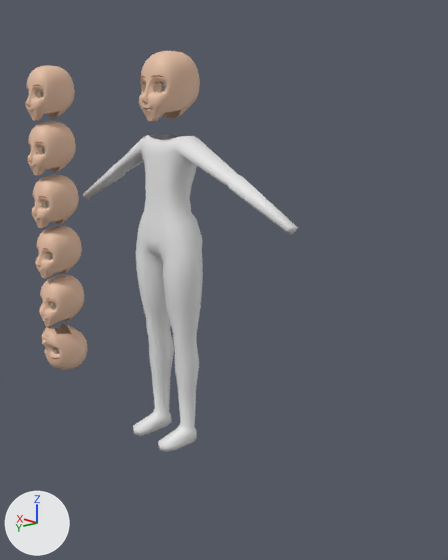
What one commit did to the Blender file meshes/GL.blend.
Both versions are drawn from a 50 mm camera at (-27.3, 21.5, 18.5) aimed at (-2.4, -1.8, 9.6). Lighting does not change. The marker at lower left points along +X, +Y and +Z.

Script lines for the objects in view, before the commit:
```python
me_cube = bpy.data.meshes.new('Cube')
me_cube.from_pydata(...)  # 4886 vertices, 4788 faces; spans x -1.3..14.4, y -1.7..1.9, z 0.0..21.9
me_cube.polygons.foreach_set('use_smooth', [True] * 4788)
# faces by material slot: [3570, 84, 462, 672]
me_cube.materials.append(mat_skin)  # beige #e7c0a4
me_cube.materials.append(mat_hairsecondary)  # orange #b44f31
me_cube.materials.append(mat_white)  # white #e7e7e7
me_cube.materials.append(mat_eyes)  # beige #b09072
me_cube_001 = bpy.data.meshes.new('Cube.001')
me_cube_001.from_pydata(...)  # 299 vertices, 280 faces; spans x -9.2..0.0, y -1.3..2.2, z -0.1..17.6
ob_cube = bpy.data.objects.new('Cube', me_cube_001)
ob_cube.location = (0.0, 0.0, 0.0)
_m = ob_cube.modifiers.new('Mirror', 'MIRROR')
_m.use_clip = True
ob_head = bpy.data.objects.new('head', me_cube)
ob_head.location = (0.0, 0.0, 0.0)
```
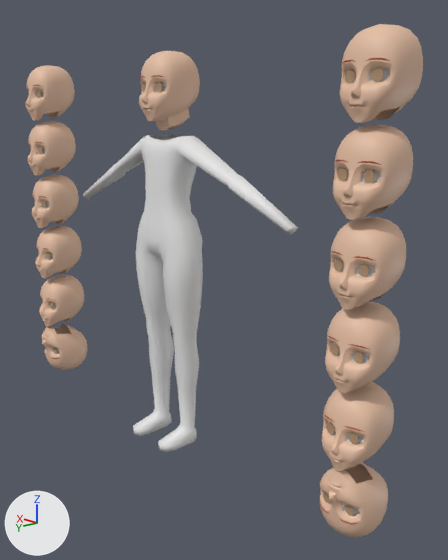
Diff of the bpy script that builds the scene:
```diff
--- a/meshes/GL.blend.py
+++ b/meshes/GL.blend.py
@@ mat_material @@
+mat_material = principled_material('Material')
+mat_material.base_color = (0.8, 0.8, 0.8)  # white #e7e7e7
+mat_material.roughness = 0.4
@@ me_cube @@
 # used by ob_head; location = (0.0, 0.0, 0.0)
-me_cube.from_pydata(...)  # 4886 vertices, 4788 faces; spans x -1.3..14.4, y -1.7..1.9, z 0.0..21.9
+me_cube.from_pydata(...)  # 4582 vertices, 4473 faces; spans x -1.3..14.4, y -1.7..1.9, z 0.0..21.9
+# me_cube part 1: 4 vertices moved from x -0.2..0.4, y -0.6..0.9, z 18.3..18.7 to x -0.2..0.0, y -0.7..0.8, z 18.2..18.3; 272 vertices removed from x -0.7..1.3, y -1.7..1.7, z 18.3..21.9; 25 vertices added at x -0.7..0.0, y -1.0..0.8, z 17.8..19.0
 me_cube.materials.append(mat_skin)
@@ me_cube @@
 me_cube.materials.append(mat_eyes)
+me_cube.materials.append(mat_material)  # white #e7e7e7
@@ ob_head @@
 ob_head.location = (0.0, 0.0, 0.0)
+_m = ob_head.modifiers.new('Mirror', 'MIRROR')
```

What differs and where, as boxes [x1, y1, x2, y2] in the pictures (448 x 560 px):
'head', reshaped, modifiers changed (127% wider, 61% taller)
    before: [26, 51, 200, 370]
    after: [26, 24, 423, 537]
part 1 of me_cube, cut back
    before: [139, 53, 194, 121]
    after: [156, 102, 194, 130]
